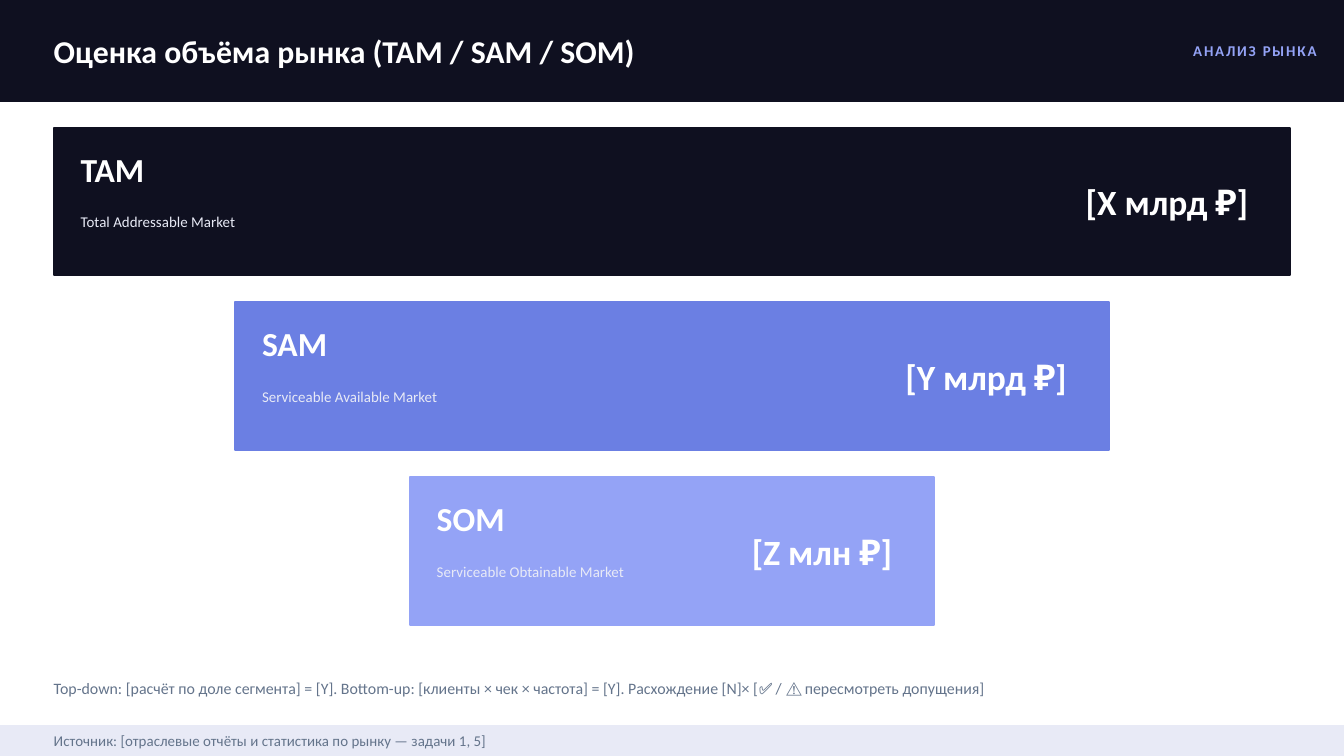
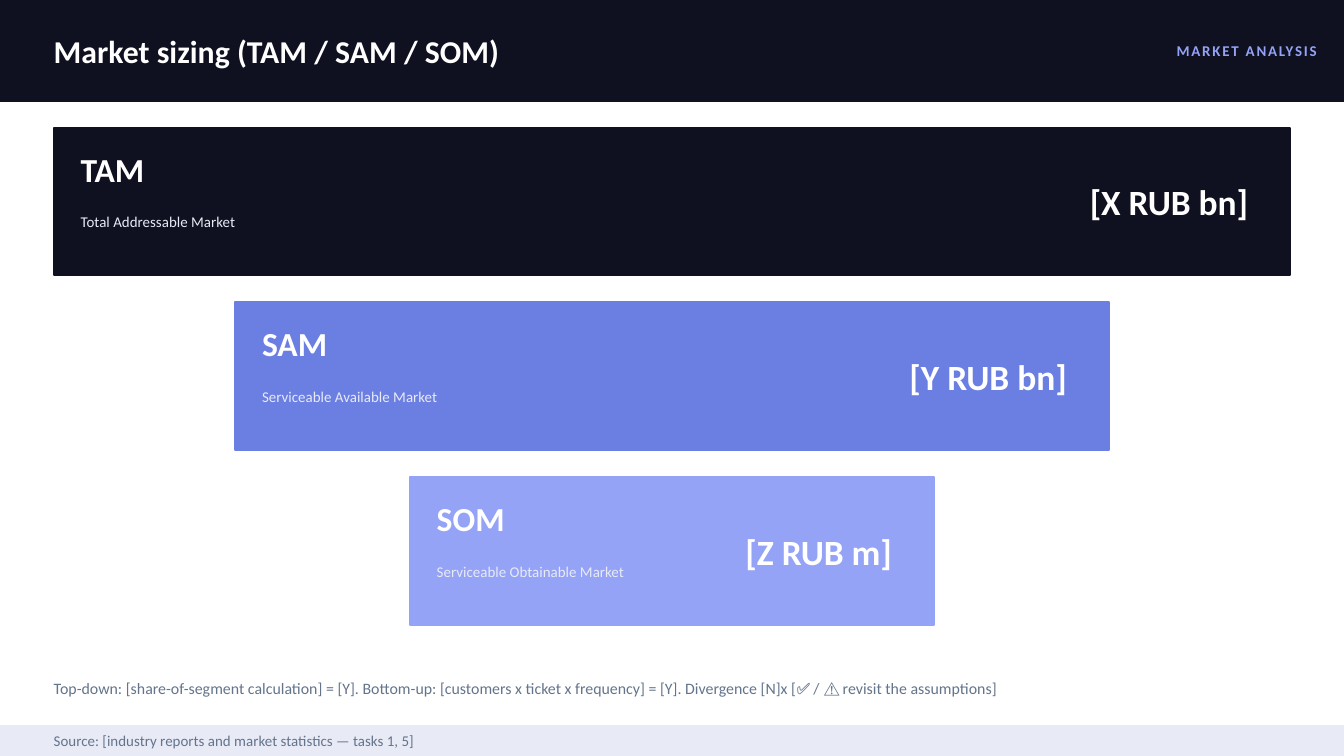
Before and after one commit to ipavelm/ultimate-product-discovery-skill, a slide deck: slide 3 of assets/presentation-template.pptx. Drawn at 1344x756 pixels with LibreOffice and Linux fonts; fonts in the diff are those of the drawing. Boxes give left, top, right and bottom in pixels: in the first picture for what was removed or moved away, otherwise in the second. Text is boxed around its words. In the diff, an @@ line names an element or a change of style, - is before the commit and + after.

```diff
--- a/assets/presentation-template.pptx
+++ b/assets/presentation-template.pptx
@@ text at box(54, 39, 499, 69): text changed @@
-Оценка объёма рынка (TAM / SAM / SOM)
+Market sizing (TAM / SAM / SOM)
@@ text at box(1193, 46, 1317, 56): text changed @@
-АНАЛИЗ РЫНКА
+MARKET ANALYSIS
@@ text at box(1090, 189, 1248, 221): text changed @@
-[X млрд ₽]
+[X RUB bn]
@@ text at box(909, 364, 1066, 395): text changed @@
-[Y млрд ₽]
+[Y RUB bn]
@@ text at box(745, 539, 892, 570): text changed @@
-[Z млн ₽]
+[Z RUB m]
@@ text at box(54, 682, 997, 697): text changed @@
-Top-down: [расчёт по доле сегмента] = [Y]. Bottom-up: [клиенты × чек × частота] = [Y]. Расхождение [N]× [✅ / ⚠️ пересмотреть допущения]
+Top-down: [share-of-segment calculation] = [Y]. Bottom-up: [customers x ticket x frequency] = [Y]. Divergence [N]x [✅ / ⚠️ revisit the assumptions]
@@ text at box(54, 735, 414, 749): text changed @@
-Источник: [отраслевые отчёты и статистика по рынку — задачи 1, 5]
+Source: [industry reports and market statistics — tasks 1, 5]
```
Also in this commit, not shown: 24 other slides changed, 9 slides added, 9 slides removed, 6 other files.
